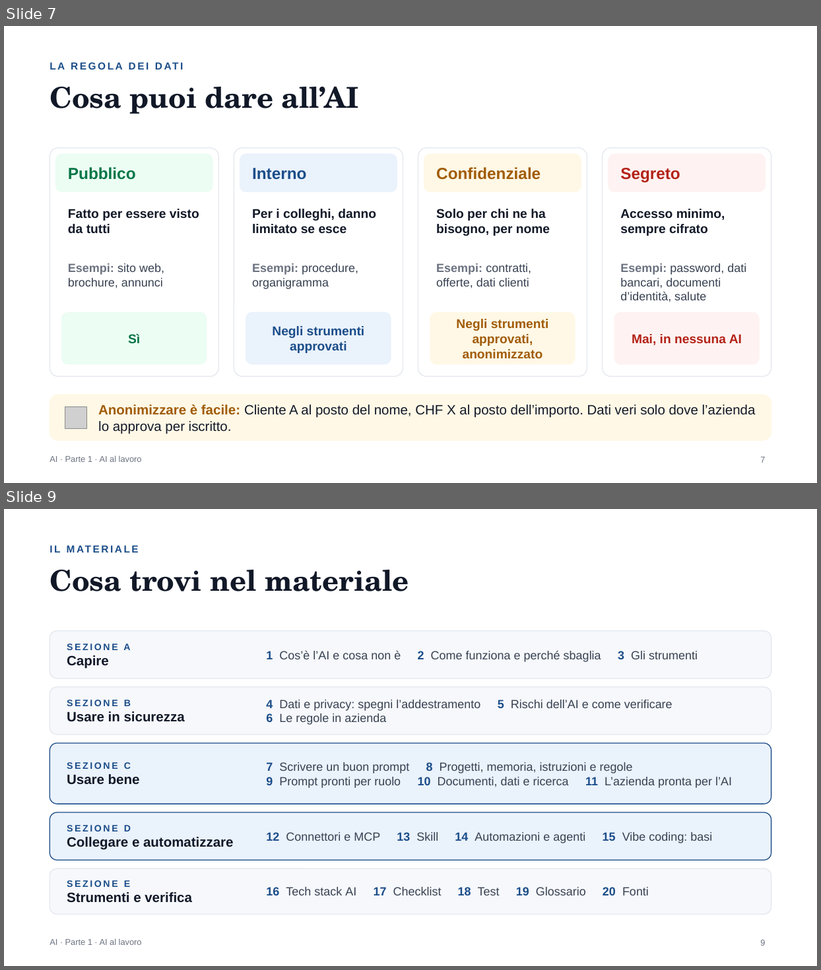
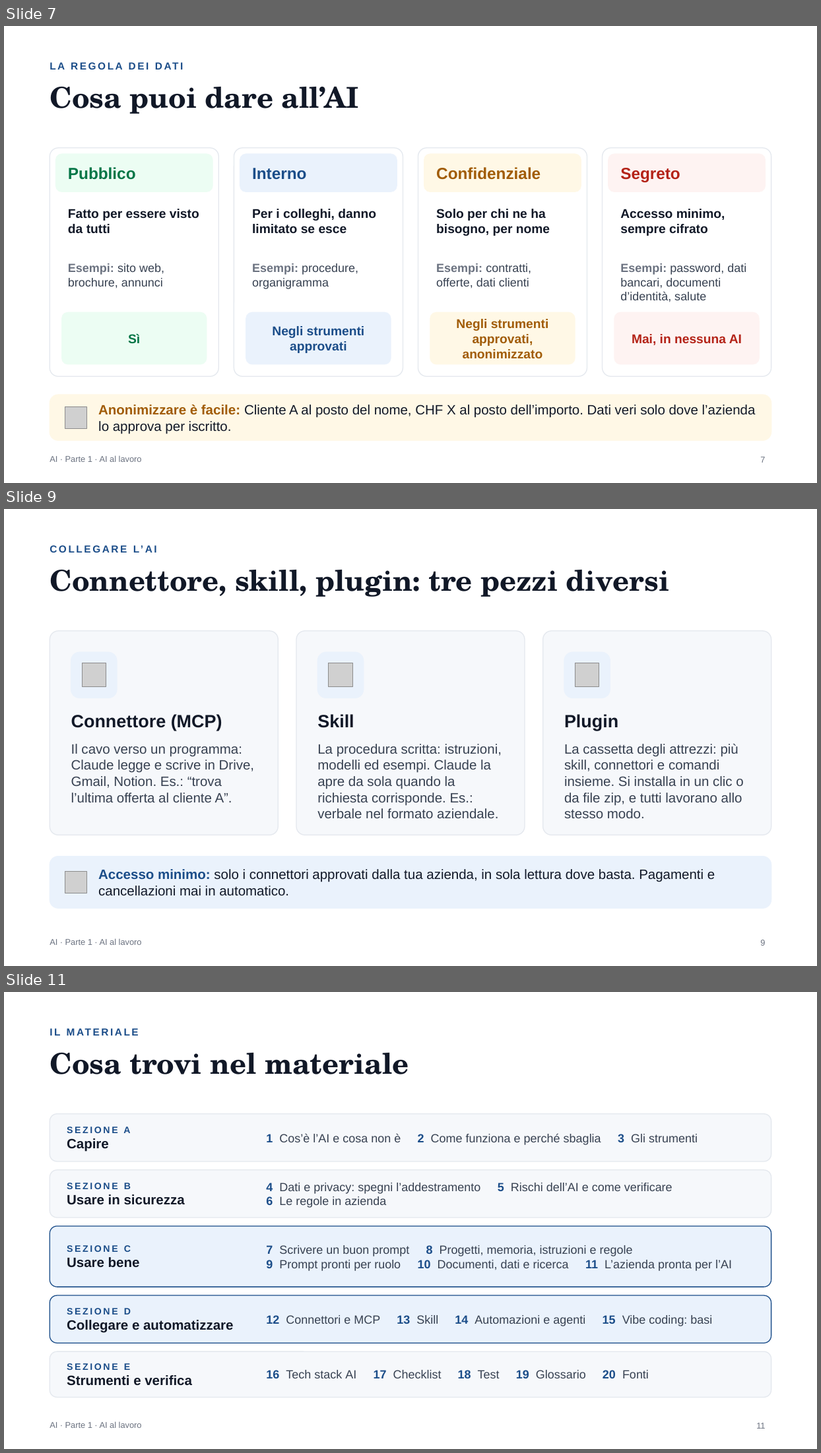
Before and after one commit to Mr-Hodler/IT-Security-AI-CrossCompany, a slide deck: AI Parte 1, Presentazione.pptx. Shown one above the other, each under a label of ours: slides 7 and 9 before the commit, slides 7, 9 and 11 after it; the slides between them are not shown. The pictures are 821x970 and 821x1453 pixels, drawn with LibreOffice and Linux fonts; fonts in the diff are those of the drawing; grey boxes stand for pictures. Boxes give left, top, right and bottom in pixels: in the first picture for what was removed or moved away, otherwise in the second. Text is boxed around its words. In the diff, an @@ line names an element or a change of style, - is before the commit and + after.

Commit message:
Slide AI su plugin, PDF da guardare

```diff
--- a/AI Parte 1, Presentazione.pptx
+++ b/AI Parte 1, Presentazione.pptx
@@ slide 9 added at [4, 509, 817, 966], background #FFFFFF; not listed: 1 template element that a slide beside it also shows @@
@@ text added at [69, 545, 75, 553], 12 pt, text #1B4D89, bold @@
+COLLEGARE L’AI
@@ title added at [50, 570, 670, 597], 34 pt, text #111827, bold @@
+Connettore, skill, plugin: tre pezzi diversi
@@ rounded rectangle added at [50, 631, 278, 835], fill #F6F8FB, outline #E4E8EE 1 pt @@
@@ rounded rectangle added at [296, 631, 524, 835], fill #F6F8FB, outline #E4E8EE 1 pt @@
@@ rounded rectangle added at [543, 631, 772, 835], fill #F6F8FB, outline #E4E8EE 1 pt @@
@@ rounded rectangle added at [71, 652, 117, 698], fill #EAF2FC, outline #EAF2FC 1 pt @@
@@ picture added at [82, 663, 106, 687] @@
@@ rounded rectangle added at [318, 652, 363, 698], fill #EAF2FC, outline #EAF2FC 1 pt @@
@@ picture added at [329, 663, 352, 687] @@
@@ rounded rectangle added at [564, 652, 611, 698], fill #EAF2FC, outline #EAF2FC 1 pt @@
@@ picture added at [576, 663, 599, 687] @@
@@ text added at [71, 714, 222, 731], 21 pt, text #111827, bold @@
+Connettore (MCP)
@@ text added at [318, 714, 354, 728], 21 pt, text #111827, bold @@
+Skill
@@ text added at [564, 714, 618, 731], 21 pt, text #111827, bold @@
+Plugin
@@ text added at [71, 744, 254, 803], 16 pt, text #374151 @@
+Il cavo verso un programma: Claude legge e scrive in Drive, Gmail, Notion. Es.: “trova l’ultima offerta al cliente A”.
@@ text added at [318, 744, 502, 819], 16 pt, text #374151 @@
+La procedura scritta: istruzioni, modelli ed esempi. Claude la apre da sola quando la richiesta corrisponde. Es.: verbale nel formato aziendale.
@@ text added at [564, 744, 743, 819], 16 pt, text #374151 @@
+La cassetta degli attrezzi: più skill, connettori e comandi insieme. Si installa in un clic o da file zip, e tutti lavorano allo stesso modo.
@@ rounded rectangle added at [50, 857, 772, 908], fill #EAF2FC, outline #EAF2FC 1 pt @@
@@ picture added at [65, 872, 87, 894] @@
@@ text added at [98, 869, 715, 896], 16 pt, text #111827 @@
+Accesso minimo: solo i connettori approvati dalla tua azienda, in sola lettura dove basta. Pagamenti e cancellazioni mai in automatico.
@@ page number added at [760, 940, 765, 946], 10 pt, text #6B7280 @@
+9
@@ what was slide 9 is now slide 11 @@
@@ page number at [756, 1423, 765, 1429]: text changed @@
-9
+11
```
Also in this commit, not shown: 1 other slide added, 9 other files.
